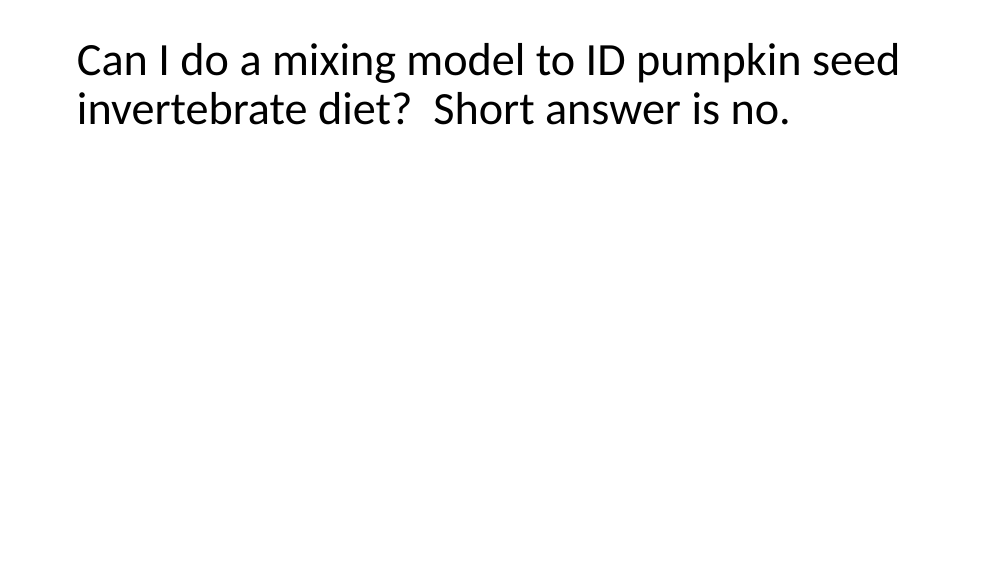
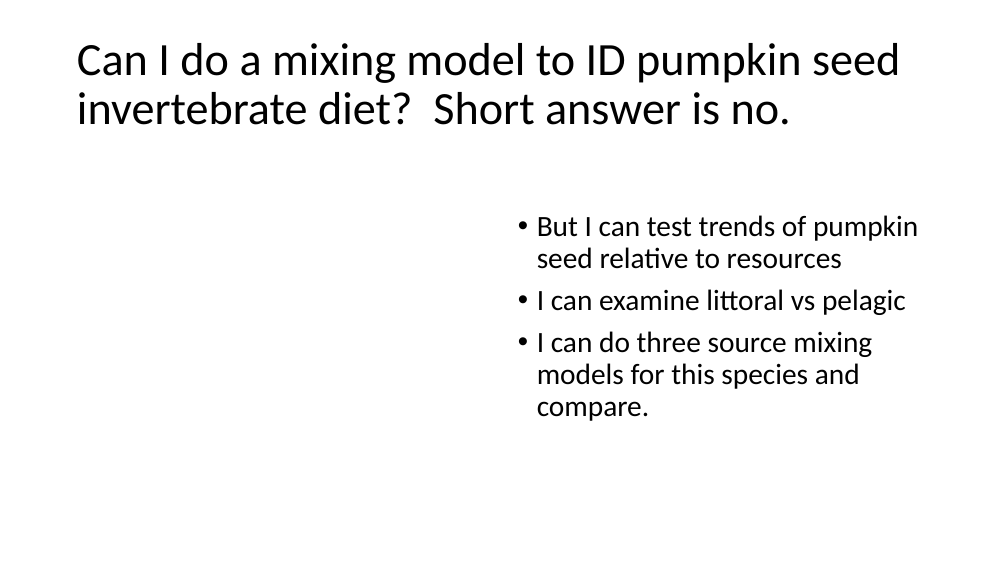
Before and after one commit to freshbeka/WAlakefoodwebCN, a slide deck: slide 6 of papers/20210518_Tag up with Julian.pptx. Drawn at 1008x567 pixels with LibreOffice and Linux fonts; fonts in the diff are those of the drawing. Boxes give left, top, right and bottom in pixels: in the first picture for what was removed or moved away, otherwise in the second. Text is boxed around its words. In the diff, an @@ line names an element or a change of style, - is before the commit and + after.

Commit message:
saved in progress ppt

```diff
--- a/papers/20210518_Tag up with Julian.pptx
+++ b/papers/20210518_Tag up with Julian.pptx
@@ text added at <box>537,215,918,421</box>, 28 pt, text #000000 @@
+• But I can test trends of pumpkin seed relative to resources
+• I can examine littoral vs pelagic
+• I can do three source mixing models for this species and compare.
```
